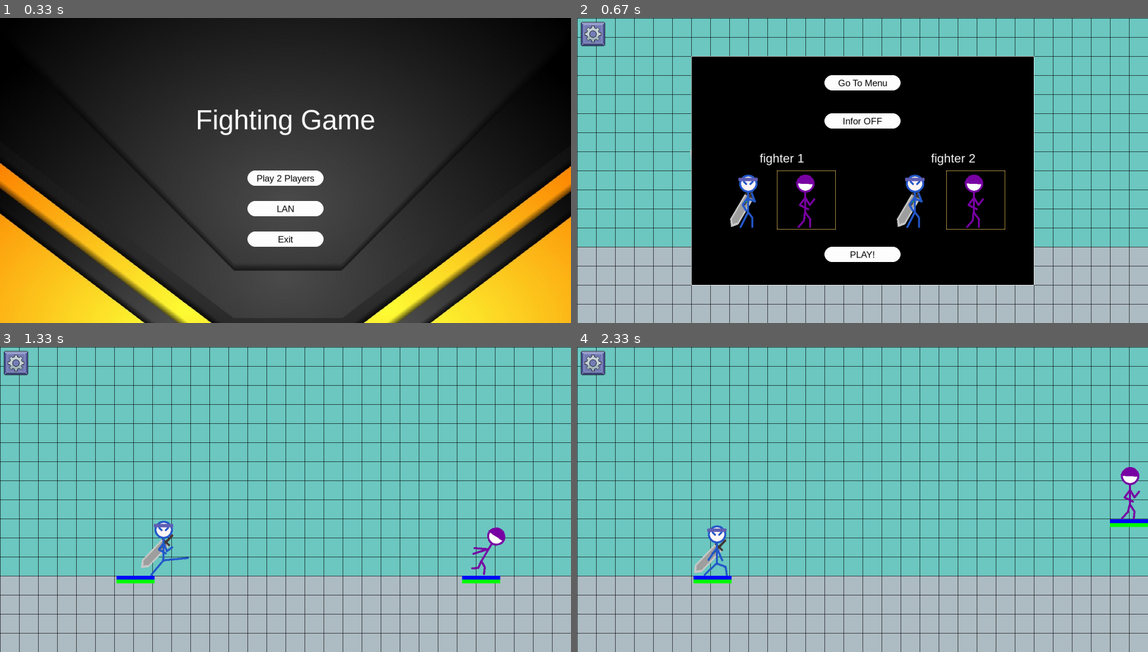
Above: before the commit, frames 1-4 (two rows, left to right).
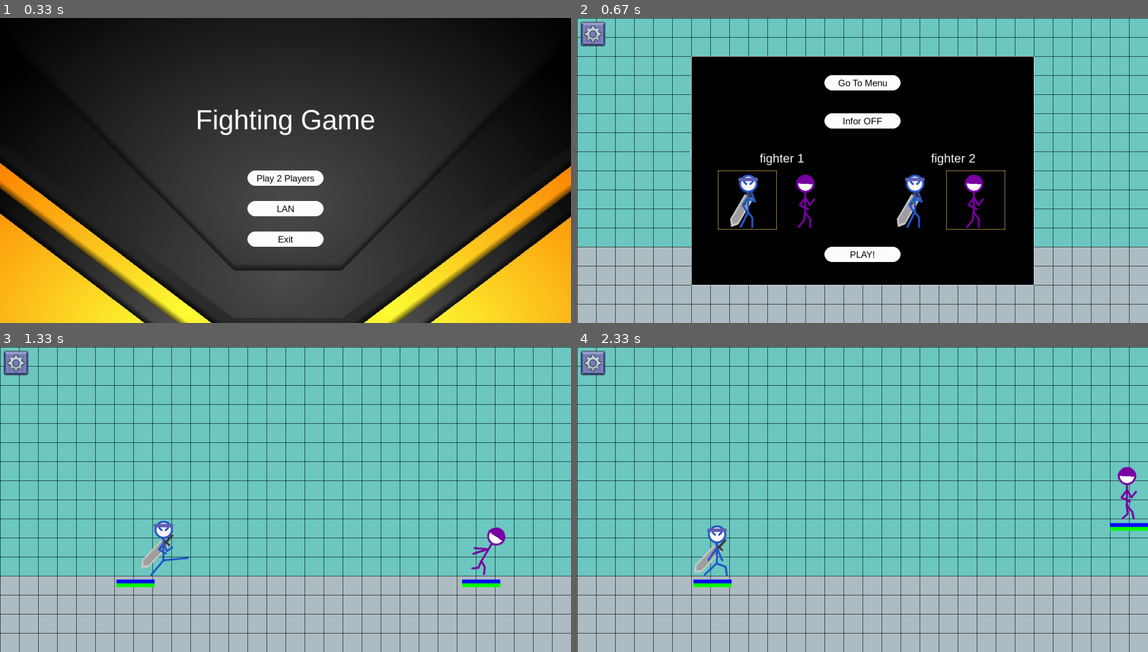
Above: after the commit, the same moments.

Repository: duyKhanh026/PythonPygameFighter
Game: pygame game, started from main.py
Same seed, same stepped clock (60 frames per second), same inputs: the game is played once before the commit and once after it.
Inputs:
- Up to frame 1 (0.33 s): no input
- Up to frame 2 (0.67 s): click "Play 2 Players" at 0.38 s
- Up to frame 3 (1.33 s): click "PLAY!" at 0.72 s; hold J from 1 s (still down); hold Right from 1 s (still down); hold D from 1 s (still down)
- Up to frame 4 (2.33 s): release J at 1.47 s; release Right at 1.47 s; release D at 1.47 s; hold Right 1.55-2.02 s; hold D 1.55-2.02 s; tap J at 1.62, 1.92, 2.17 s; hold Up from 2.1 s (still down); hold W from 2.1 s (still down); tap G at 2.25 s

Frame 1 is identical in both runs. In frame 2, 0.2% of the frame differs, in the area x 24-46%, y 50-70%; in frame 3, 0.5%; in frame 4, 0.8%, in the area x 20-100%, y 39-79%.

Commit message:
tạm xong offline_game 2

Diff:
--- a/GUI/offline_2player.py
+++ b/GUI/offline_2player.py
@@ -9,7 +9,6 @@
 
 class Offline_2player:
     def __init__(self, screen,  p1, p2, online=False):
-        self.count_frame = 0
         self.game_over = 0
         self.screen = screen
         self.isOnline = online
@@ -28,30 +27,31 @@
         self.clock = py.time.Clock()
 
     def setCharacter(self):
-        if self.player1.name == 'Character 1':
+        p1_name = self.player1.name
+        p2_name = self.player2.name
+        if p1_name == 'Character 1':
             self.player1 = Character1(character1_folder, 300, 150, RED, py.K_a, py.K_d, py.K_w, py.K_g, py.K_h, py.K_j, py.K_e, 'L')
-        if self.player1.name == 'Character 2':
+        else:
             self.player1 = Character2(character2_folder, 300, 150, RED, py.K_a, py.K_d, py.K_w, py.K_g, py.K_h, py.K_j, py.K_e, 'L')
         if self.isOnline:
-            if self.player2.name == 'Character 2':
+            if p2_name == 'Character 2':
                 self.player2 = Character2(character2_folder, 1100, 150, BLUE, None,   None,   None,   None,   None,   None, None, 'R')
-            if self.player2.name == 'Character 1':
+            else :
                 self.player2 = Character1(character1_folder, 1100, 150, BLUE, None,   None,   None,   None,   None,   None, None, 'R')
         else :
-            if self.player2.name == 'Character 2':
+            if p2_name == 'Character 2':
                 self.player2 = Character2(character2_folder, 1100, 150, BLUE, py.K_LEFT, py.K_RIGHT, py.K_UP, py.K_b, py.K_n, py.K_m, py.K_p, 'R')
-            if self.player2.name == 'Character 1':
+            else :
                 self.player2 = Character1(character1_folder, 1100, 150, BLUE, py.K_LEFT, py.K_RIGHT, py.K_UP, py.K_b, py.K_n, py.K_m, py.K_p, 'R')
+        # đặt lại
+        self.player1.name = p1_name
+        self.player2.name = p2_name
 
     def reset(self):
-        self.count_frame = 0
         self.game_over = 0
         self.screen = py.display.set_mode((SCREEN_WIDTH, SCREEN_HEIGHT))
-        py.display.set_caption('Demo')
-        self.player1 = Character1(200, 50, 'blue/stickman_blade', 300, 150, RED, py.K_a, py.K_d, py.K_w, py.K_g, py.K_h, py.K_j, py.K_e, 'L')
-        self.player2 = Character2(200, 80, 'purple/stickman', 1200, 150, BLUE, py.K_LEFT, py.K_RIGHT, py.K_UP, py.K_KP1, py.K_KP2, py.K_KP3, py.K_KP4, 'R')
         self.clock = py.time.Clock()
-        self.score = 0
+        self.setCharacter()
 
     # thực hiện xác nhận player thực hiện đánh thường hoặc đá
     def attack_confirmation(self, player, x, y):
@@ -182,7 +182,7 @@
                 # Draw text about the current state
                 font = py.font.SysFont(None, 46)
                 text = font.render(' ' + player.state, True, BLACK)
-                self.screen.blit(text, (player.rect.x, player.rect.y + player.rect.height + 20))
+                self.screen.blit(text, (player.rect.x, player.rect.y + player.rect.height + 30))
 
                 py.draw.line(self.screen, GREEN, (0, player.rect.y), (SCREEN_WIDTH, player.rect.y), 1)
                 py.draw.line(self.screen, GREEN, (player.rect.x, 0), (player.rect.x, SCREEN_HEIGHT), 1)
@@ -215,9 +215,7 @@
         self.attack_confirmation(self.player2, SCREEN_WIDTH - 110, 30)
 
         self.player_attack(self.player1, self.player2)
-        if self.player_attack(self.player2, self.player1):
-            self.score += 1
-            self.hitpoint = True
+        self.player_attack(self.player2, self.player1)
 
         self.player_kick(self.player1, self.player2)
         self.player_kick(self.player2, self.player1)
@@ -269,7 +267,6 @@
         self.screen.blit(text_surface, text_rect)
 
     def run(self, online=False):
-        print(py.mouse.get_pos())
         if self.game_over == 0:
             if online:
                 self._update_ui_client()
@@ -310,6 +307,7 @@
                         # Back to the game
                         if btn_play[1] <= mouse_y <= (btn_play[1] + BUTTON_HEIGHT):
                             self.settingClicked = not self.settingClicked
+                            self.reset()
 
                     # Click to choice Fighter
                     if 400 <= mouse_y <= 555:
--- a/classes/player.py
+++ b/classes/player.py
@@ -96,11 +96,11 @@
 		self.redrawGameWindow(surface)
 
 		# Draw health bar
-		py.draw.rect(surface, RED, (self.rect.x, self.rect.y + self.rect.height + 10, self.rect.width, 10))
-		py.draw.rect(surface, GREEN, (self.rect.x, self.rect.y + self.rect.height + 10, int(self.rect.width * (self.health / self.max_health)), 10))
-		# Draw health bar
-		py.draw.rect(surface, GRAY1, (self.rect.x, self.rect.y + self.rect.height, self.rect.width, 10))
-		py.draw.rect(surface, BLUE, (self.rect.x, self.rect.y + self.rect.height, int(self.rect.width * (self.energy / self.max_energy)), 10))
+		py.draw.rect(surface, RED, (self.rect.x, self.rect.y + self.rect.height + 20, self.rect.width, 10))
+		py.draw.rect(surface, GREEN, (self.rect.x, self.rect.y + self.rect.height + 20, int(self.rect.width * (self.health / self.max_health)), 10))
+		# Draw energy bar
+		py.draw.rect(surface, GRAY1, (self.rect.x, self.rect.y + self.rect.height + 10, self.rect.width, 10))
+		py.draw.rect(surface, BLUE, (self.rect.x, self.rect.y + self.rect.height + 10, int(self.rect.width * (self.energy / self.max_energy)), 10))
 		if self.energy < self.max_energy:
 			self.energy += self.energy_recover
 
